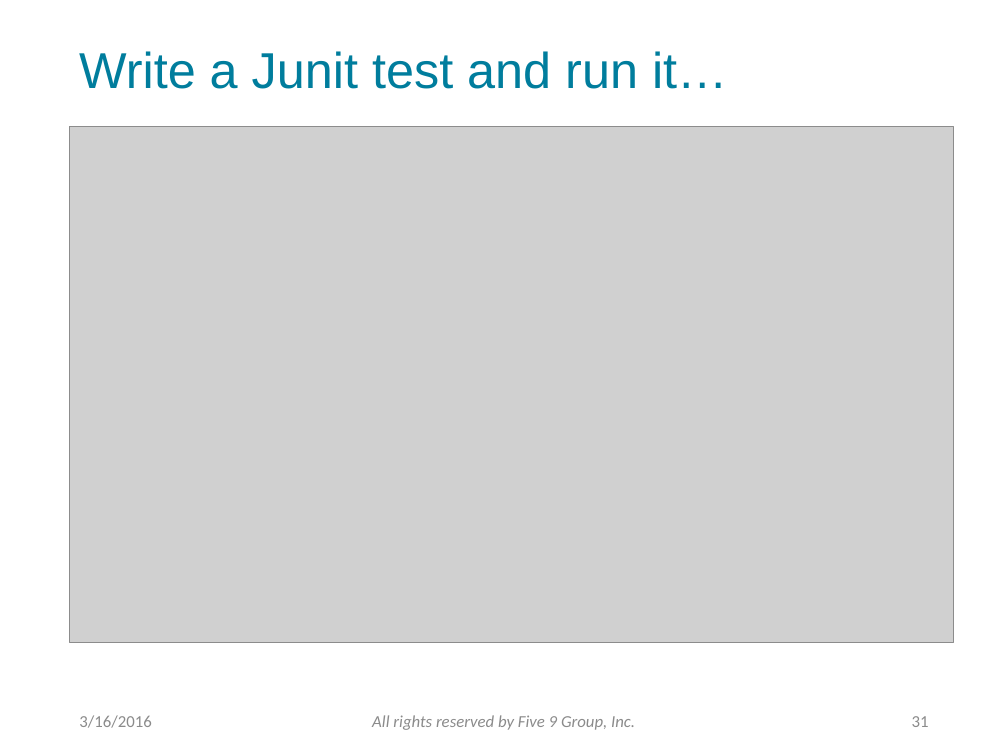
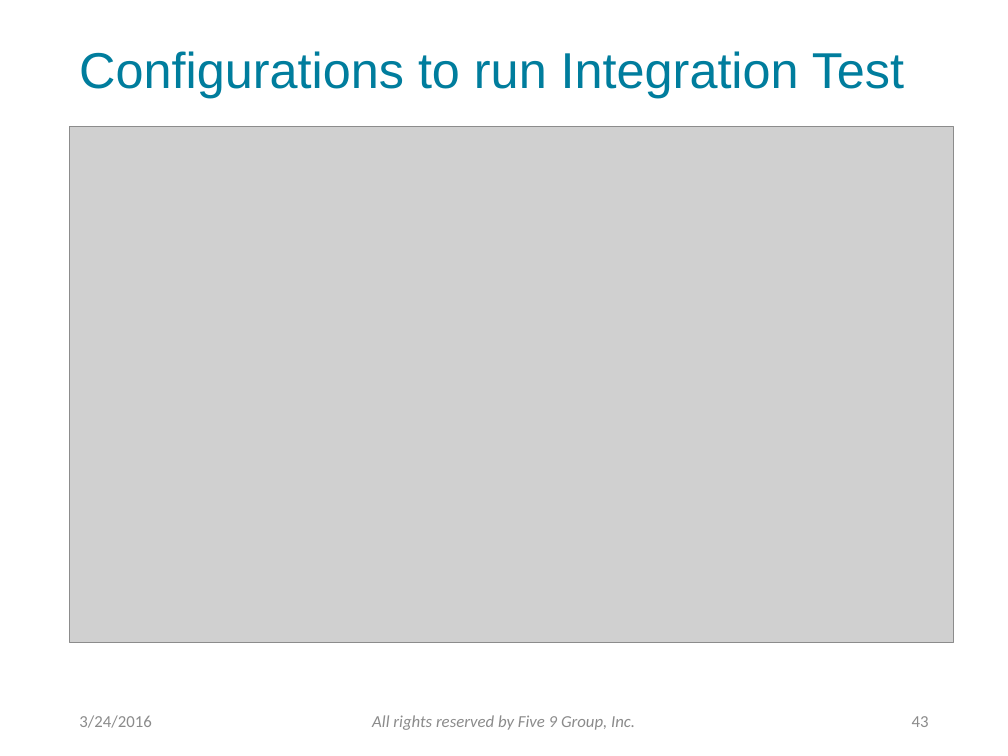
Before and after one commit to f9group/Training, a slide deck: slide 44 of PowerPoints/SpringFramework.pptx (slide 32 before the commit). Drawn at 1008x756 pixels with LibreOffice and Linux fonts; fonts in the diff are those of the drawing; grey boxes stand for pictures; background and template pictures are left out. Boxes give left, top, right and bottom in pixels: in the first picture for what was removed or moved away, otherwise in the second. Text is boxed around its words. In the diff, an @@ line names an element or a change of style, - is before the commit and + after.

```diff
--- a/PowerPoints/SpringFramework.pptx
+++ b/PowerPoints/SpringFramework.pptx
@@ title at (79, 51, 904, 98): text changed @@
-Write a Junit test and run it…
+Configurations to run Integration Test
@@ text at (79, 715, 151, 728): text changed @@
-3/16/2016
+3/24/2016
@@ page number at (912, 716, 929, 727): text changed @@
-31
+43
```
Also in this commit, not shown: 40 other slides changed, 26 slides added, 1 other file.
